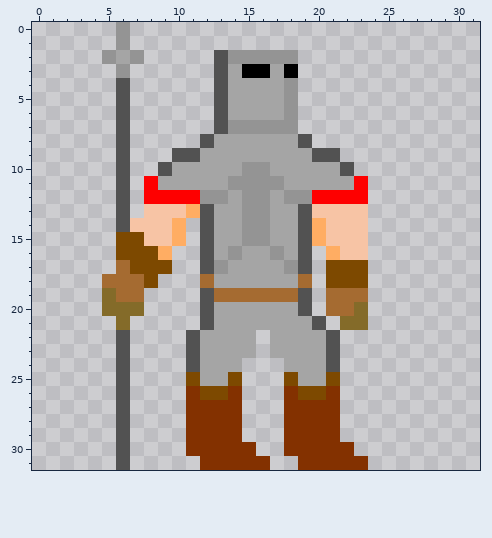
Pixel-art sprite, stored at res/sprites/char.png. Above is the file before it was changed.
The file is 32x32 pixels.
The result:
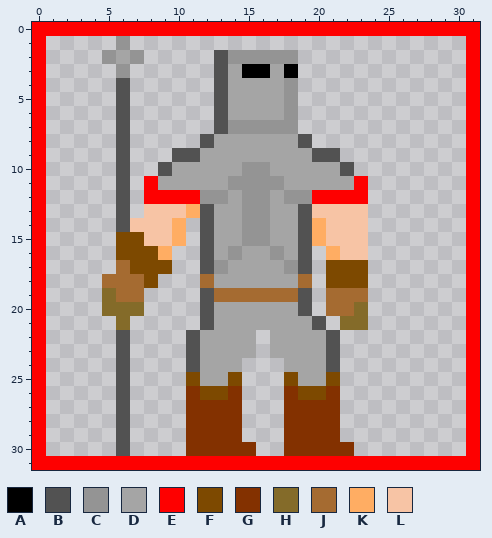
Palette (. is transparent): A #000000  B #525252  C #949494  D #a5a5a5  E #fe0000  F #7d4900  G #833100  H #846b29  J #a56b31  K #ffad63  L #f7c4a5
The exact change:
Changed rows in their new state; - is an unchanged pixel.
first column x 0:
 0 EEEEEEEEEEEEEEEEEEEEEEEEEEEEEEEE
 1 E------------------------------E
 2 E------------------------------E
 3 E------------------------------E
 4 E------------------------------E
 5 E------------------------------E
 6 E------------------------------E
 7 E------------------------------E
 8 E------------------------------E
 9 E------------------------------E
10 E------------------------------E
11 E------------------------------E
12 E------------------------------E
13 E------------------------------E
14 E------------------------------E
15 E------------------------------E
16 E------------------------------E
17 E------------------------------E
18 E------------------------------E
19 E------------------------------E
20 E------------------------------E
21 E------------------------------E
22 E------------------------------E
23 E------------------------------E
24 E------------------------------E
25 E------------------------------E
26 E------------------------------E
27 E------------------------------E
28 E------------------------------E
29 E------------------------------E
30 E------------------------------E
31 EEEEEEEEEEEEEEEEEEEEEEEEEEEEEEEE
Boxes around the changes in both pictures, in picture pixels (x1, y1, x2, y2):
changed: (32, 22, 480, 470)
